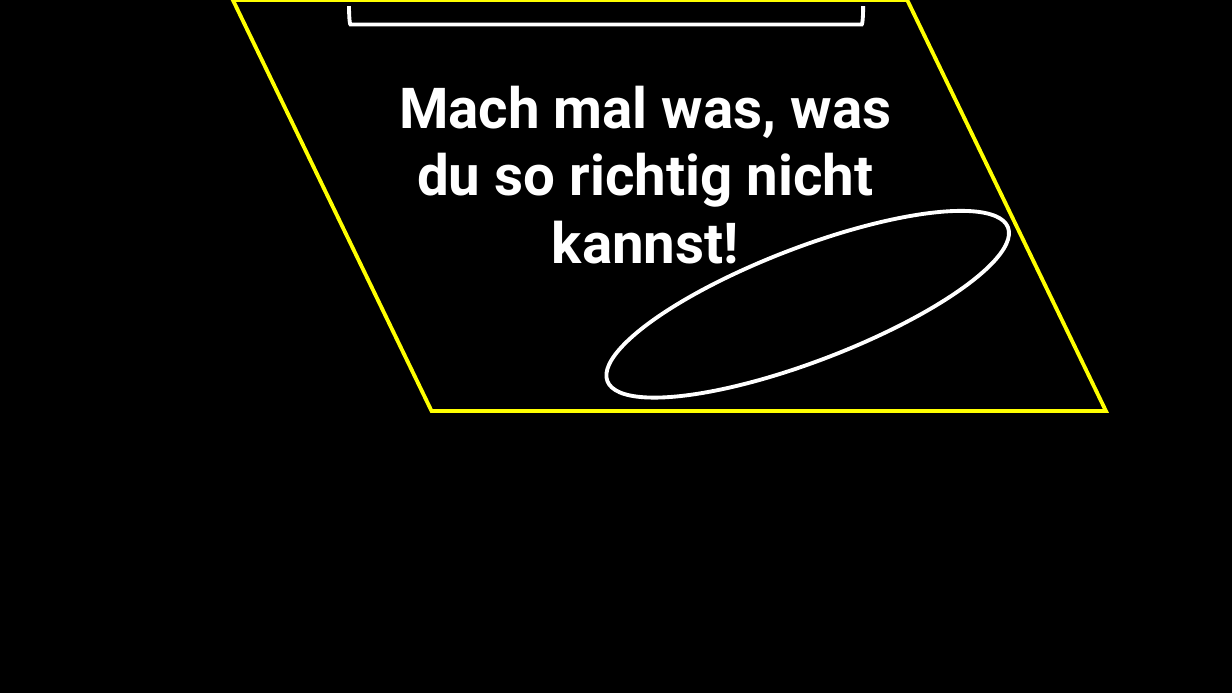
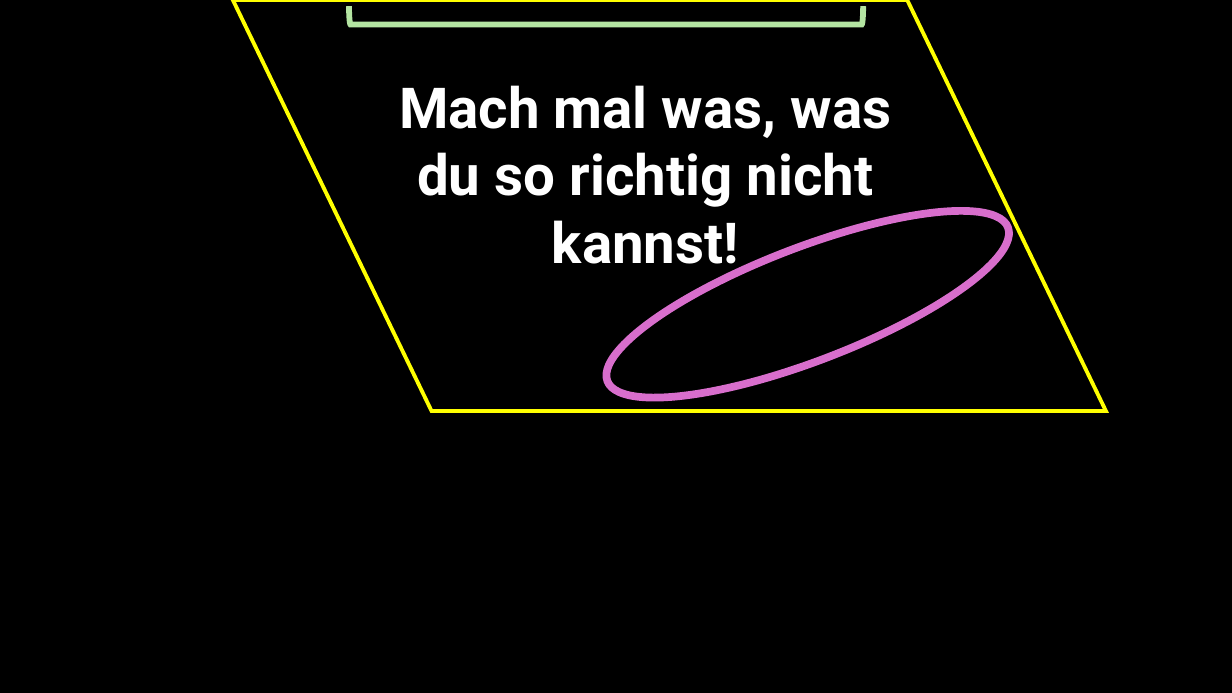
Before and after one commit to jkruppa/teaching, a slide deck: slide 10 of talks/202510_roulette/Kruppa_Scheetz.pptx. Drawn at 1232x693 pixels with LibreOffice and Linux fonts; fonts in the diff are those of the drawing. Boxes give left, top, right and bottom in pixels: in the first picture for what was removed or moved away, otherwise in the second. Text is boxed around its words. In the diff, an @@ line names an element or a change of style, - is before the commit and + after.

```diff
--- a/talks/202510_roulette/Kruppa_Scheetz.pptx
+++ b/talks/202510_roulette/Kruppa_Scheetz.pptx
@@ left bracket at bbox=[349, 6, 863, 24]: outline #FFFFFF 3 pt to #B4E5A2 4.5 pt @@
@@ ellipse at bbox=[588, 174, 1029, 434]: outline #FFFFFF 3 pt to #D86ECC 6 pt @@
```
Also in this commit, not shown: 5 other slides changed.
